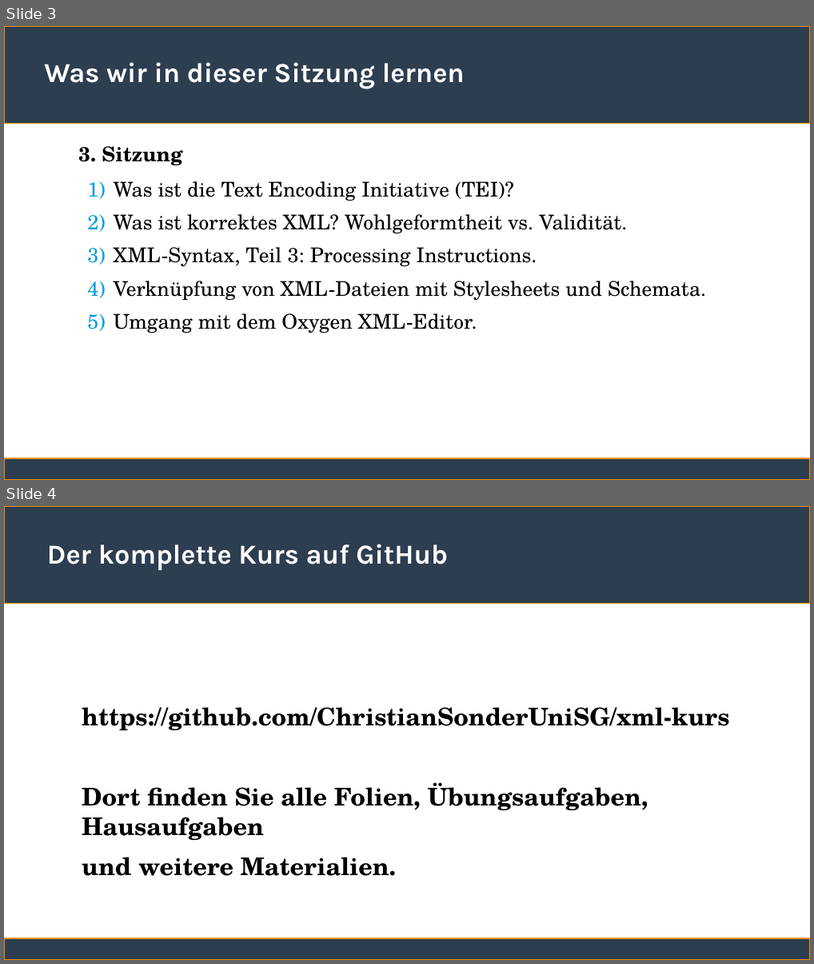
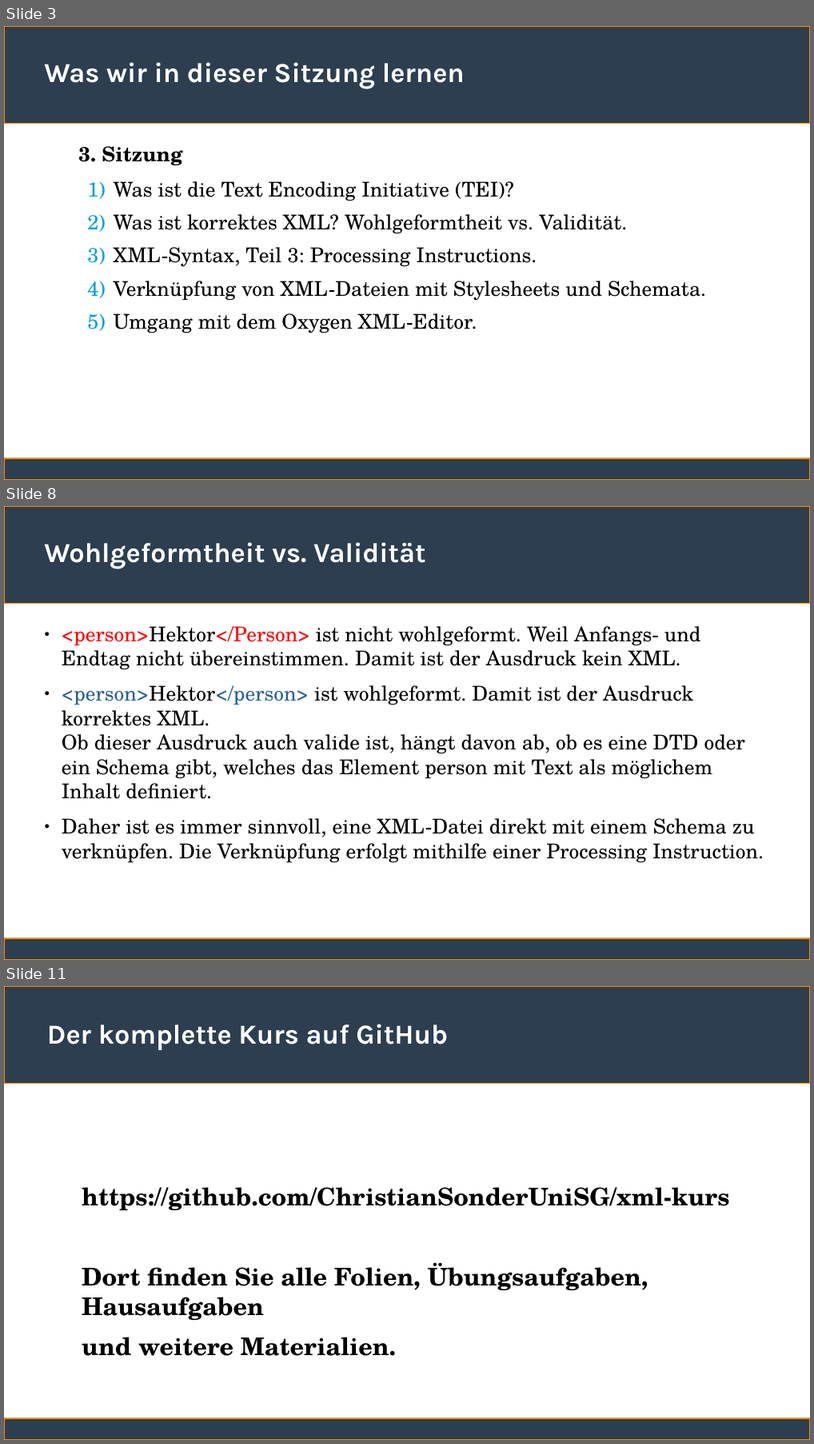
Before and after one commit to ChristianSonderUniSG/xml-kurs, a slide deck: sitzung_3/sitzung_3.odp. Shown one above the other, each under a label of ours: slides 3 and 4 before the commit, slides 3, 8 and 11 after it; the slides between them are not shown. The pictures are 814x964 and 814x1444 pixels, drawn with LibreOffice and Linux fonts; fonts in the diff are those of the drawing. Boxes give left, top, right and bottom in pixels: in the first picture for what was removed or moved away, otherwise in the second. Text is boxed around its words. In the diff, an @@ line names an element or a change of style, - is before the commit and + after.

```diff
--- a/sitzung_3/sitzung_3.odp
+++ b/sitzung_3/sitzung_3.odp
@@ slide 8 added at (4,506,810,960), background #FFFFFF; not listed: 2 template elements that a slide beside it also shows @@
@@ title added at (44,542,426,569), 27 pt, text #FFFFFF, bold @@
+Wohlgeformtheit vs. Validität
@@ text added at (62,626,764,862), 20 pt, text #000000 @@
+● <person>Hektor</Person> ist nicht wohlgeformt. Weil Anfangs- und Endtag nicht übereinstimmen. Damit ist der Ausdruck kein XML.
+● <person>Hektor</person> ist wohlgeformt. Damit ist der Ausdruck korrektes XML.
+  Ob dieser Ausdruck auch valide ist, hängt davon ab, ob es eine DTD oder ein Schema gibt, welches das Element person mit Text als möglichem Inhalt definiert.
+● Daher ist es immer sinnvoll, eine XML-Datei direkt mit einem Schema zu verknüpfen. Die Verknüpfung erfolgt mithilfe einer Processing Instruction.
@@ what was slide 4 is now slide 11 @@
```
Also in this commit, not shown: 6 other slides added, 1 other file.
